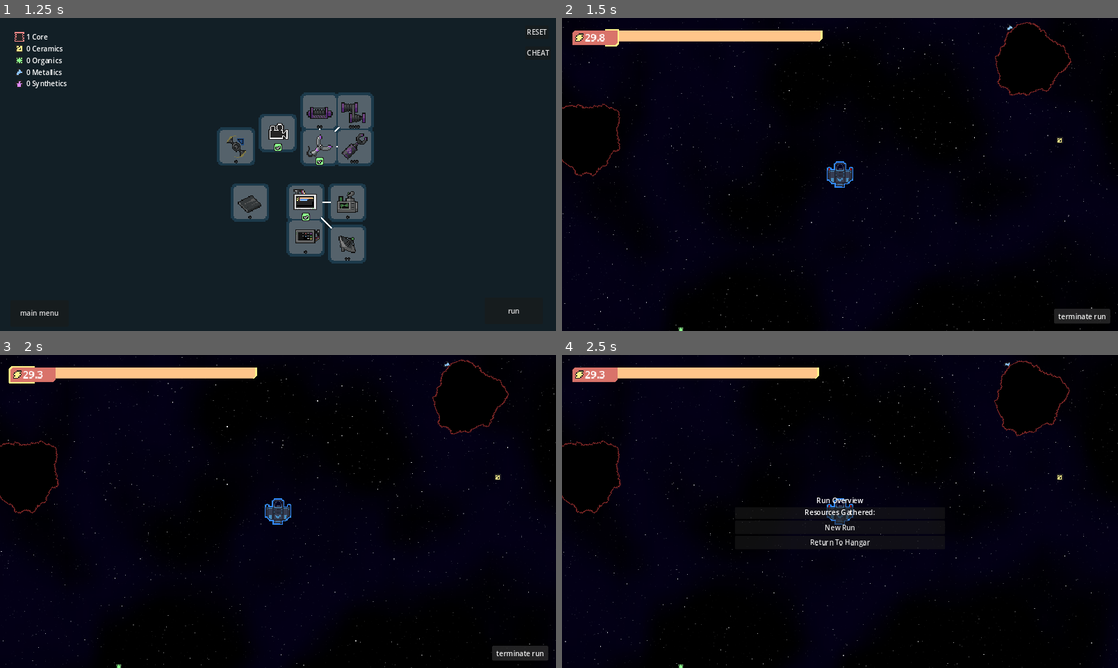
Above: before the commit, frames 1-4 (two rows, left to right).
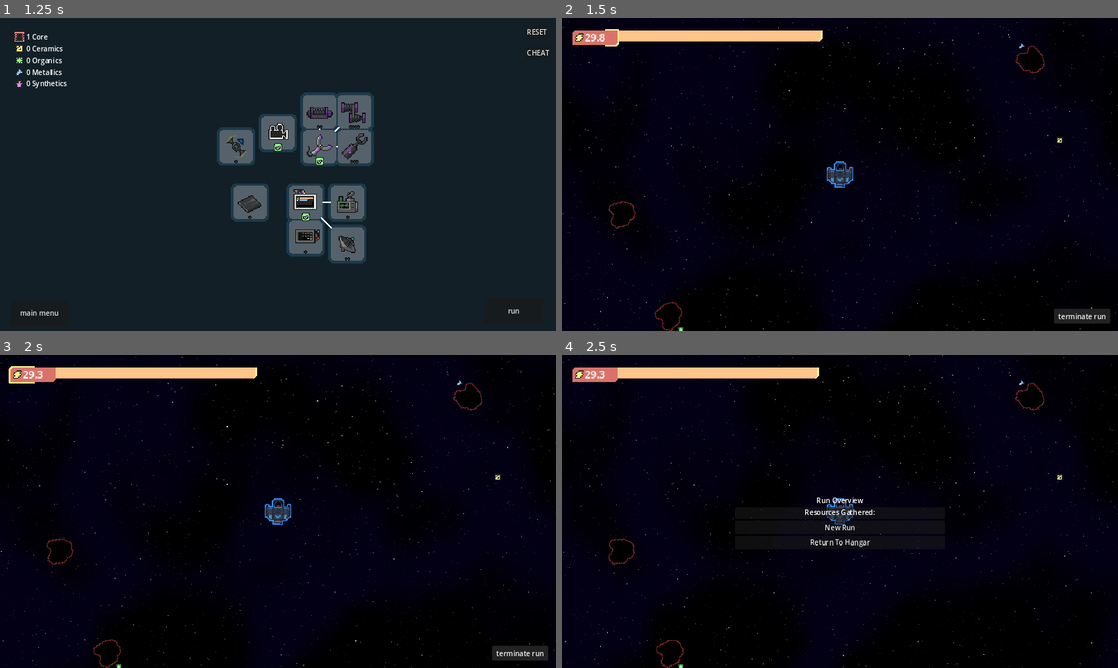
Above: after the commit, the same moments.

Repository: A5TR0spud/asterdrift_redshift
Game: Godot game, scene res://Scenes/Menus/main_menu.tscn
Two runs of this game, one before a commit and one after it. Both use one fixed random seed, a clock stepped at 60 frames per second and the inputs below. The engine's default icon, where the game draws it, is replaced by a stand-in: a white triangle on a blue panel in a dark square.
Inputs:
- Up to frame 1 (1.25 s): click "Play" at 0.5 s
- Up to frame 2 (1.5 s): click "run" at 1.25 s
- Up to frame 3 (2 s): no input
- Up to frame 4 (2.5 s): click "terminate run" at 2 s

Frame 1 is identical in both runs. In frame 2, 0.5% of the frame differs, in the area x 0-92%, y 1-100%; in frame 3, 0.5%; in frame 4, 0.5%.

Commit message:
Asteroid Rework, Solar Focus

Diff:
--- a/Scenes/Hangar/UpgradeIcon/upgrade.tscn
+++ b/Scenes/Hangar/UpgradeIcon/upgrade.tscn
@@ -126,8 +126,8 @@
 
 [node name="IsAvailableIcon" type="Sprite2D" parent="MainIcon"]
 visible = false
-rotation = -0.017106
-scale = Vector2(1.02121, 1.02121)
+rotation = -0.0172021
+scale = Vector2(0.944273, 0.944273)
 texture = ExtResource("3_yu8kn")
 script = ExtResource("4_dkm4s")
 
--- a/Scenes/Hangar/hangar.tscn
+++ b/Scenes/Hangar/hangar.tscn
@@ -45,11 +45,11 @@
 [ext_resource type="Texture2D" uid="uid://dapf642xwu2ux" path="res://Assets/Hangar/Upgrades/EnergyShield.png" id="32_8q8er"]
 [ext_resource type="Texture2D" uid="uid://jbivjs0ivs7a" path="res://Assets/Hangar/Upgrades/ShieldCharge.png" id="33_4v4tu"]
 [ext_resource type="Texture2D" uid="uid://jm8cdtguwlmt" path="res://Assets/Hangar/Upgrades/ChargedShield.png" id="34_h0tj1"]
-[ext_resource type="Texture2D" uid="uid://povgcvf0pe2w" path="res://Assets/Hangar/Upgrades/Apollo.png" id="34_o3wij"]
 [ext_resource type="Texture2D" uid="uid://cg8nfm2x5ff0c" path="res://Assets/Hangar/Upgrades/TractorBeam.png" id="35_3wp7d"]
 [ext_resource type="Texture2D" uid="uid://c8s2r5jhf2ttq" path="res://Assets/Hangar/Upgrades/Radar.png" id="37_52wf2"]
 [ext_resource type="Texture2D" uid="uid://b36ncbowy370n" path="res://Assets/Hangar/Upgrades/BetterRadar.png" id="38_mnyow"]
 [ext_resource type="Texture2D" uid="uid://wh0lqw7p3wct" path="res://Assets/Hangar/Upgrades/CoreAssembler.png" id="39_25wo3"]
+[ext_resource type="Texture2D" uid="uid://im5633hhroe4" path="res://Assets/Hangar/Upgrades/SolarLaser.png" id="42_cg4iy"]
 [ext_resource type="Script" path="res://Scenes/Hangar/ui.gd" id="42_h2q48"]
 [ext_resource type="Texture2D" uid="uid://d4e1bkjul6amk" path="res://Assets/Hangar/Upgrades/Fuse.png" id="42_whiub"]
 [ext_resource type="Texture2D" uid="uid://cley641x2bt1r" path="res://Assets/Hangar/Upgrades/ReverseCharger.png" id="43_qb64a"]
@@ -317,7 +317,7 @@
 Ceramics = 10
 Synthetics = 10
 Organics = 0
-Components = 1
+Components = 0
 
 [sub_resource type="Resource" id="Resource_4ho7x"]
 resource_local_to_scene = true
@@ -327,15 +327,6 @@
 Synthetics = 0
 Organics = 2
 Components = 0
-
-[sub_resource type="Resource" id="Resource_c8v8h"]
-resource_local_to_scene = true
-script = ExtResource("4_fiej8")
-Metals = 256
-Ceramics = 128
-Synthetics = 64
-Organics = 32
-Components = 4
 
 [sub_resource type="Resource" id="Resource_fd43s"]
 resource_local_to_scene = true
@@ -345,6 +336,15 @@
 Synthetics = 12
 Organics = 0
 Components = 0
+
+[sub_resource type="Resource" id="Resource_8c7rl"]
+resource_local_to_scene = true
+script = ExtResource("4_fiej8")
+Metals = 32
+Ceramics = 64
+Synthetics = 0
+Organics = 0
+Components = 2
 
 [sub_resource type="Resource" id="Resource_u04gs"]
 resource_local_to_scene = true
@@ -515,7 +515,7 @@
 Ceramics = 8
 Synthetics = 0
 Organics = 32
-Components = 0
+Components = 1
 
 [sub_resource type="Resource" id="Resource_710cu"]
 resource_local_to_scene = true
@@ -963,7 +963,7 @@
 position = Vector2(-64, 256)
 NAME = "Precision Prospector"
 DESCRIPTION = "The needle laser can now bite off resources from asteroids.
-Time per resource: 5 seconds."
+Time per resource varies with the target."
 INTERNAL_NAME = "MiningLaser"
 PARENT_UPGRADE = NodePath("../PhotonCannon")
 SPRITE = ExtResource("18_j10x7")
@@ -974,7 +974,8 @@
 NAME = "Attractor Beam"
 DESCRIPTION = "The laser can now target and attract resources,
 but is only half as effective at pushing away asteroids.
-Time per resource is reduced by 1 second."
+Attraction to resources scales with knockback.
+Mining speed is multiplied by 120%."
 INTERNAL_NAME = "TractorNeedle"
 PARENT_UPGRADE = NodePath("../MiningLaser")
 SPRITE = ExtResource("23_pbsqd")
@@ -1014,32 +1015,32 @@
 MAX_LEVEL = 2
 Cost = SubResource("Resource_4ho7x")
 
-[node name="Apollo" parent="Camera2D/TechTree/BottomLeft/Laser" node_paths=PackedStringArray("PARENT_UPGRADE") instance=ExtResource("4_r883k")]
-position = Vector2(-256, 432)
-NAME = "Apollo"
-DESCRIPTION = "From 4 to 7!
-Targets the closest, farthest, slowest, fastest, focused, and closeset valuable objects in range.
-Damage: 7x0.6
-Knockback: 7x0.75
-Mining Speed: 7x0.6
-Range: +2u."
-INTERNAL_NAME = "Apollo"
-PARENT_UPGRADE = NodePath("../LaserArray")
-HIDE_WITHOUT_PARENT = true
-SPRITE = ExtResource("34_o3wij")
-HIDE = true
-Cost = SubResource("Resource_c8v8h")
-
 [node name="TractorBeam" parent="Camera2D/TechTree/BottomLeft/Laser" node_paths=PackedStringArray("PARENT_UPGRADE") instance=ExtResource("4_r883k")]
 position = Vector2(-64, 416)
 NAME = "Juniper Beam"
 DESCRIPTION = "The beam applies a resistance to
 avoid gravity-assisting resources.
-Attraction to resources is increased to 200%."
+Attraction to resources is increased to 200%.
+Mining speed is multiplied by 120%."
 INTERNAL_NAME = "BetterTractorNeedle"
 PARENT_UPGRADE = NodePath("../TractorNeedle")
 SPRITE = ExtResource("35_3wp7d")
 Cost = SubResource("Resource_fd43s")
+
+[node name="Solar" parent="Camera2D/TechTree/BottomLeft/Laser" node_paths=PackedStringArray("PARENT_UPGRADE") instance=ExtResource("4_r883k")]
+position = Vector2(-160, 416)
+NAME = "Solar Focus"
+DESCRIPTION = "Doubles the knockback of the laser.
+Reduces the amount of beams to 1.
+Increases range by 1 unit per laser discarded.
+Increases mining speed by 60% per laser discarded.
+Increases damage by 60% per laser discarded.
+Increases knockback by 60% per laser discarded.
+Negates reductive modifiers of Laser Array."
+INTERNAL_NAME = "SolarFocus"
+PARENT_UPGRADE = NodePath("../StrongLaser")
+SPRITE = ExtResource("42_cg4iy")
+Cost = SubResource("Resource_8c7rl")
 
 [node name="Shield" type="Node2D" parent="Camera2D/TechTree/BottomLeft"]
 
--- a/Scenes/Player/Player.tscn
+++ b/Scenes/Player/Player.tscn
@@ -215,7 +215,7 @@
 texture = ExtResource("8_a3clv")
 
 [node name="Blinkers" type="Sprite2D" parent="ShipVisuals"]
-self_modulate = Color(0, 0, 0, 1)
+self_modulate = Color(1, 0, 0, 1)
 z_index = 4
 texture = ExtResource("9_mirtk")
 script = ExtResource("4_tpib4")
--- a/Scenes/Player/needle_laser.gd
+++ b/Scenes/Player/needle_laser.gd
@@ -40,12 +40,10 @@
 @export var _laserColorOn: Color
 @export var _laserColorOff: Color
 var _laserTime: float
-var _colTime: float = 0.0
 @export var _laserFiring: bool = false
 @export var _initialAngle: float = 0
 
 func _ready() -> void:
-	_colTime = 0.0
 	_laserFiring = false
 	_reloadVisuals()
 	_reloadCollisions()
@@ -121,29 +119,8 @@
 					antiOrbit = antiOrbit.normalized()
 					kbDir = kbDir * (coe) - antiOrbit * (1.0 - coe) * 2.0
 				c.apply_force(extraPower * FORCE * kbDir.normalized() * 0.08 * KNOCKBACK_COEF, point - c.global_position)
-			if c.isMineable:
-				_colTime += delta * MINING_COEF
-				var dd = 5
-				if CAN_ATTRACT:
-					dd -= 1
-				if _colTime > dd:
-					_colTime -= 5
-					doDamage += 10
-					var scene: Collectable = Collect.instantiate()
-					get_parent().get_parent().get_parent().get_parent().find_child("DecorationSpawner").add_child(scene)
-					scene.global_position = point + normal * 4
-					scene.linear_velocity = normal * 8 * MINING_COEF
-					var m: Materials.Mats = c.RollMineable()
-					if m == Materials.Mats.Metals:
-						scene.COLLECTION = Materials.Mats.Metals
-					elif m == Materials.Mats.Ceramics:
-						scene.COLLECTION = Materials.Mats.Ceramics
-					elif m == Materials.Mats.Synthetics:
-						scene.COLLECTION = Materials.Mats.Synthetics
-					elif m == Materials.Mats.Organics:
-						scene.COLLECTION = Materials.Mats.Organics
-					elif m == Materials.Mats.Components:
-						scene.COLLECTION = Materials.Mats.Components
+			if c is Mineable && MINING_COEF > 0:
+				c.Mine(point + normal * 4, MINING_COEF * delta)
 			if c.hasHealth && doDamage > 0:
 				c.Damage(doDamage)
 	Line.points[1] = Endpoint.position
--- a/Scenes/Player/player.gd
+++ b/Scenes/Player/player.gd
@@ -209,33 +209,51 @@
 	if IS_IN_GARAGE || UpgradesManager.Load("Laser") < 1:
 		Laser.queue_free()
 	else:
-		x = Laser.LASER_COUNT
-		x += UpgradesManager.Load("TwoLaser")
-		x += 2 * UpgradesManager.Load("LaserArray")
-		x += 3 * UpgradesManager.Load("Apollo")
-		Laser.LASER_COUNT = x
+		var LaserCount: int = 0
+		var HasSolarFocus: bool = false
+		LaserCount = Laser.LASER_COUNT
+		LaserCount += UpgradesManager.Load("TwoLaser")
+		LaserCount += 2 * UpgradesManager.Load("LaserArray")
+		if UpgradesManager.Load("SolarFocus") > 0:
+			Laser.LASER_COUNT = 1
+			LaserCount -= 1
+			HasSolarFocus = true
+		else:
+			Laser.LASER_COUNT = LaserCount
 
 		x = Laser.RANGE
 		x += 16 * UpgradesManager.Load("SpareBattery")
 		if UpgradesManager.Load("StrongLaser") > 0:
 			x -= 32
-		x += 32 * UpgradesManager.Load("Apollo")
+		if HasSolarFocus:
+			x += 16 * LaserCount
 		Laser.RANGE = x
 		y = Laser.KNOCKBACK_COEF
 		y += 2 * UpgradesManager.Load("HeavyLaser")
 		if UpgradesManager.Load("StrongLaser") > 0:
 			y *= 2
-		if UpgradesManager.Load("LaserArray") + UpgradesManager.Load("Apollo") > 0:
+		if HasSolarFocus:
+			y *= 2
+			y += 0.6 * LaserCount
+		elif UpgradesManager.Load("LaserArray") > 0:
 			y *= 0.75
 		Laser.KNOCKBACK_COEF = y
 		y = Laser.DAMAGE_COEF
 		y += 3 * UpgradesManager.Load("StrongLaser")
-		if UpgradesManager.Load("LaserArray") + UpgradesManager.Load("Apollo") > 0:
+		if UpgradesManager.Load("LaserArray") > 0 && !HasSolarFocus:
 			y *= 0.6
+		if HasSolarFocus:
+			y += 0.6 * LaserCount
 		Laser.DAMAGE_COEF = y
 		y = Laser.MINING_COEF
 		y += UpgradesManager.Load("MiningLaser")
-		if UpgradesManager.Load("LaserArray") + UpgradesManager.Load("Apollo") > 0:
+		if UpgradesManager.Load("TractorNeedle") > 0:
+			y *= 1.2
+		if HasSolarFocus:
+			y += 0.6 * LaserCount
+		if UpgradesManager.Load("BetterTractorNeedle") > 0:
+			y *= 1.2
+		if UpgradesManager.Load("LaserArray") > 0 && !HasSolarFocus:
 			y *= 0.6
 		Laser.MINING_COEF = y
 		x = Laser.WIDTH
@@ -243,8 +261,8 @@
 			x += 1
 		if UpgradesManager.Load("StrongLaser") > 0:
 			x += 1
-		if UpgradesManager.Load("Apollo") > 0:
-			x = maxi(x - 1, 1)
+		if HasSolarFocus:
+			x += 0.5 * LaserCount
 		elif UpgradesManager.Load("LaserArray") > 0:
 			x = maxi(x * 0.5, 1)
 		Laser.WIDTH = x
--- a/Scenes/World/Decoration/asteroid.gd
+++ b/Scenes/World/Decoration/asteroid.gd
@@ -1,20 +1,125 @@
-extends Entity
+@tool
+extends Mineable
 class_name Asteroid
 
-@export_range(1, 5, 1) var SIZE: int = 5
+@export_range(1, 12, 1) var SIZE: int = 5:
+	get:
+		return SIZE
+	set(value):
+		SIZE = value
+		if is_node_ready():
+			_reload()
 
-@onready var res := preload("res://Scenes/World/Decoration/collectable.tscn")
+static var AsteroidScene := preload("res://Scenes/World/Decoration/asteroid.tscn")
+static var CollectableScene := preload("res://Scenes/World/Decoration/collectable.tscn")
+
+static var Asteroid1 := preload("res://Assets/Asteroids/Asteroid1.png")
+static var Asteroid2 := preload("res://Assets/Asteroids/Asteroid2.png")
+static var Asteroid3 := preload("res://Assets/Asteroids/Asteroid3.png")
+static var Asteroid4 := preload("res://Assets/Asteroids/Asteroid4.png")
+static var Asteroid5 := preload("res://Assets/Asteroids/Asteroid5.png")
+static var Asteroid6 := preload("res://Assets/Asteroids/Asteroid6.png")
+static var Asteroid7 := preload("res://Assets/Asteroids/Asteroid7.png")
+static var Asteroid8 := preload("res://Assets/Asteroids/Asteroid8.png")
+static var Asteroid9 := preload("res://Assets/Asteroids/Asteroid9.png")
+static var Asteroid10 := preload("res://Assets/Asteroids/Asteroid10.png")
+static var Asteroid11 := preload("res://Assets/Asteroids/Asteroid11.png")
+static var Asteroid12 := preload("res://Assets/Asteroids/Asteroid12.png")
+
+@onready var Sprite := $Icon
+@onready var Collider := $CollisionShape2D
+
+func _ready():
+	_reload()
+
+func _reload():
+	if SIZE > 12:
+		SIZE = 12
+	if SIZE < 1:
+		SIZE = 1
+
+	MaxHealth = SIZE * 30 - 10
+	Health = SIZE * 30 - 10
+	MaxMiningHealth = SIZE * 20
+	MiningHealth = SIZE * 20
+	MaxResources = SIZE * 4 - 1
+	ResourcesLeft = SIZE * 4 - 1
+	mass = SIZE * 30 - 10
+	Radius = 8 + SIZE * 7
+	var Shape: CircleShape2D = CircleShape2D.new()
+	Shape.radius = 8 + SIZE * 7
+	Collider.shape = Shape
+
+	if SIZE == 1:
+		Sprite.texture = Asteroid1
+	elif SIZE == 2:
+		Sprite.texture = Asteroid2
+	elif SIZE == 3:
+		Sprite.texture = Asteroid3
+	elif SIZE == 4:
+		Sprite.texture = Asteroid4
+	elif SIZE == 5:
+		Sprite.texture = Asteroid5
+	elif SIZE == 6:
+		Sprite.texture = Asteroid6
+	elif SIZE == 7:
+		Sprite.texture = Asteroid7
+	elif SIZE == 8:
+		Sprite.texture = Asteroid8
+	elif SIZE == 9:
+		Sprite.texture = Asteroid9
+	elif SIZE == 10:
+		Sprite.texture = Asteroid10
+	elif SIZE == 11:
+		Sprite.texture = Asteroid11
+	elif SIZE == 12:
+		Sprite.texture = Asteroid12
 
 func _on_damaged(damageTaken):
-	for i in damageTaken * 5:
+	for i in damageTaken:
 		$GPUParticles2D.emit_particle(self.transform, Vector2.ZERO, Color.WHITE, Color.WHITE, 0)
 
 func _on_killed():
 	if is_queued_for_deletion():
 		return
-	if randf() > 0.9:
-		var p: Collectable = res.instantiate()
-		p.COLLECTION = Materials.Mats.Components
-		p.global_position = global_position
-		get_parent().add_child(p)
+
+	if SIZE > 1:
+		var splitDir: Vector2 = Vector2.RIGHT.rotated(randf_range(0, deg_to_rad(359.99999)))
+
+		var p1: Asteroid = AsteroidScene.instantiate()
+		p1.SIZE = floori(SIZE * 0.5)
+		p1.global_position = global_position + splitDir * Radius * 0.5
+		p1.linear_velocity = linear_velocity + splitDir
+		p1.rotation = -rotation
+		p1.angular_velocity = angular_velocity
+		get_parent().add_child(p1)
+
+		var p2: Asteroid = AsteroidScene.instantiate()
+		p2.SIZE = ceili(SIZE * 0.5)
+		p2.global_position = global_position - splitDir * Radius * 0.5
+		p2.linear_velocity = linear_velocity - splitDir
+		p2.rotation = rotation
+		p2.angular_velocity = -angular_velocity
+		get_parent().add_child(p2)
+	else:
+		var col: Collectable = CollectableScene.instantiate()
+		col.COLLECTION = RollMineable()
+		col.global_position = global_position
+		col.linear_velocity = linear_velocity
+		col.angular_velocity = angular_velocity
+		col.rotation = rotation
+		get_parent().add_child(col)
+
 	queue_free()
+
+
+func _on_resource_mined(global_pos):
+	var col: Collectable = CollectableScene.instantiate()
+	col.COLLECTION = RollMineable()
+	col.global_position = global_pos
+	col.linear_velocity = linear_velocity
+	get_parent().add_child(col)
+	if ResourcesLeft < 1:
+		if SIZE > 1:
+			SIZE -= 1
+			_reload()
--- a/Scenes/World/Decoration/asteroid.tscn
+++ b/Scenes/World/Decoration/asteroid.tscn
@@ -1,9 +1,9 @@
-[gd_scene load_steps=11 format=3 uid="uid://ctcwf45fx53pw"]
+[gd_scene load_steps=10 format=3 uid="uid://ctcwf45fx53pw"]
 
 [ext_resource type="Script" path="res://Scenes/World/Decoration/asteroid.gd" id="1_4rkgv"]
 [ext_resource type="Shader" path="res://Shaders/BasicOutliner.gdshader" id="1_6cy2n"]
-[ext_resource type="Texture2D" uid="uid://bwoywwdghbg6k" path="res://Assets/Asteroids/Asteroid1.png" id="2_0hmh7"]
 [ext_resource type="Script" path="res://Statics/Materials.gd" id="2_pami1"]
+[ext_resource type="Texture2D" uid="uid://cjya5h6158u85" path="res://Assets/Asteroids/Asteroid12.png" id="4_wgtna"]
 
 [sub_resource type="Resource" id="Resource_5y6c3"]
 script = ExtResource("2_pami1")
@@ -11,14 +11,12 @@
 Ceramics = 50
 Synthetics = 25
 Organics = 100
-Components = 1
+Components = 0
 
 [sub_resource type="ShaderMaterial" id="ShaderMaterial_wfgvo"]
 shader = ExtResource("1_6cy2n")
 shader_parameter/outline_color = Color(0.45, 0.1395, 0.1395, 1)
-
-[sub_resource type="CircleShape2D" id="CircleShape2D_uoetv"]
-radius = 40.0125
+shader_parameter/fill_corners = true
 
 [sub_resource type="Curve" id="Curve_cvq1m"]
 max_value = 100.0
@@ -48,25 +46,22 @@
 contact_monitor = true
 max_contacts_reported = 1
 script = ExtResource("1_4rkgv")
-SIZE = 3
+SIZE = 12
+MaxMiningHealth = null
+MaxResources = null
+ResourcesLeft = null
+MineWeights = SubResource("Resource_5y6c3")
 DangerousCollision = true
-isMineable = true
-MineWeights = SubResource("Resource_5y6c3")
 isAsteroid = true
 hasHealth = true
+MaxHealth = 240.0
+Health = 20.0
 Magnetism = 2.0
-Radius = 40.0
+Radius = 92.0
 
 [node name="Icon" type="Sprite2D" parent="."]
 material = SubResource("ShaderMaterial_wfgvo")
-texture = ExtResource("2_0hmh7")
-
-[node name="ComplexCollider" type="CollisionPolygon2D" parent="."]
-visible = false
-polygon = PackedVector2Array(15, -45, 23, -27, 40, -9, 36, -2, 37, 12, 34, 31, 25, 33, 20, 42, 9, 38, -14, 38, -20, 30, -35, 18, -44, -2, -36, -16, -27, -23, -13, -29, -5, -41)
-
-[node name="SimpleColllider" type="CollisionShape2D" parent="."]
-shape = SubResource("CircleShape2D_uoetv")
+texture = ExtResource("4_wgtna")
 
 [node name="GPUParticles2D" type="GPUParticles2D" parent="."]
 emitting = false
@@ -77,5 +72,8 @@
 explosiveness = 0.8
 randomness = 1.0
 
+[node name="CollisionShape2D" type="CollisionShape2D" parent="."]
+
 [connection signal="damaged" from="." to="." method="_on_damaged"]
 [connection signal="killed" from="." to="." method="_on_killed"]
+[connection signal="resource_mined" from="." to="." method="_on_resource_mined"]
--- a/Scenes/World/Decoration/collectable.gd
+++ b/Scenes/World/Decoration/collectable.gd
@@ -50,10 +50,7 @@
 const DYNAMO_COEFFICIENT: float = 1.3 / 2048.0
 const DYNAMO_SLOW: float = 0.85
 
-func _onCollected(type: Materials.Mats) -> void:
-	var Sources: Array[Notification.Sources] = []
-
-
+func _onCollected(type: Materials.Mats, Sources: Array[Notification.Sources] = []) -> void:
 	if UpgradesManager.Load("Dynamo") > 0:
 		# energy += 1/518 * velocity
 		# velocity = velocity * 517/518
@@ -72,13 +69,13 @@
 		return
 
 	if type == Materials.Mats.Metals:
-		_onMetalCollected()
+		_onMetalCollected(Sources)
 	elif type == Materials.Mats.Ceramics:
-		_onCeramicCollected()
+		_onCeramicCollected(Sources)
 	elif type == Materials.Mats.Synthetics:
-		_onSyntheticCollected()
+		_onSyntheticCollected(Sources)
 	elif type == Materials.Mats.Organics:
-		_onOrganicCollected()
+		_onOrganicCollected(Sources)
 
 func _tryRecycle(type: Materials.Mats, Sources: Array[Notification.Sources]) -> bool:
 	if UpgradesManager.Load("Recycler") < 1:
@@ -115,17 +112,17 @@
 		return true
 	if UpcyclerCount % 7 == 0:
 		var target := _getLowestResourceFromMaterials(RunHandler.Mats, _getLowestResourceFromMaterials(MaterialsManager.Mats, Materials.Mats.Synthetics))
-		Sources.append(Notification.Sources.UPCYCLER)
+		var upcycleCopy: Array[Notification.Sources] = [Notification.Sources.UPCYCLER]
 		if target == Materials.Mats.Metals:
-			_onMetalCollected(Sources)
+			_onMetalCollected(upcycleCopy)
 		elif target == Materials.Mats.Organics:
-			_onOrganicCollected(Sources)
+			_onOrganicCollected(upcycleCopy)
 		elif target == Materials.Mats.Synthetics:
-			_onSyntheticCollected(Sources)
+			_onSyntheticCollected(upcycleCopy)
 		elif target == Materials.Mats.Ceramics:
-			_onCeramicCollected(Sources)
+			_onCeramicCollected(upcycleCopy)
 		else:
-			_onSyntheticCollected(Sources)
+			_onSyntheticCollected(upcycleCopy)
 	return false
 
 func _getLowestResourceFromMaterials(mat: Materials, tiebreaker: Materials.Mats = Materials.Mats.Metals) -> Materials.Mats:
--- a/Scenes/World/World.tscn
+++ b/Scenes/World/World.tscn
@@ -132,7 +132,7 @@
 Ceramics = 404
 Synthetics = 404
 Organics = 300
-Cores = 6
+Cores = 4
 InitialAsteroids = 720
 
 [node name="Player" parent="." instance=ExtResource("1_83k77")]
--- a/Scenes/World/decoration_spawner.gd
+++ b/Scenes/World/decoration_spawner.gd
@@ -61,13 +61,16 @@
 	return Materials.Mats.Metals
 
 func _createAsteroid() -> void:
-	var instance: Entity = AsteroidScene.instantiate()
+	var instance: Asteroid = AsteroidScene.instantiate()
 	var pos : Vector2 = Vector2.ZERO
 	pos.x = randf_range(-5000, 5000)
 	pos.y = randf_range(-5000, 5000)
 	if pos.length() < 256:
 		pos = pos.normalized() * 256
 	instance.global_position = pos
+
+	var size = min(randi_range(1, 12), randi_range(1, 12))
+	instance.SIZE = size
 
 	var x = randf() * randf() * randf_range(-64, 64)
 	var y = randf() * randf() * randf_range(-64, 64)
--- a/Shaders/BasicOutliner.gdshader
+++ b/Shaders/BasicOutliner.gdshader
@@ -1,18 +1,19 @@
 shader_type canvas_item;
 
 uniform vec4 outline_color : source_color = vec4(1, 1, 1, 1);
+uniform bool fill_corners = true;
 
 void fragment() {
 	vec4 col = texture(TEXTURE, UV);
 	vec2 ps = TEXTURE_PIXEL_SIZE;
 	if (col.a < 0.003) {
-		if (texture(TEXTURE, UV + vec2(-1, -1) * ps).a > 0.003) {
+		if (fill_corners && texture(TEXTURE, UV + vec2(-1, -1) * ps).a > 0.003) {
 			COLOR = outline_color;
 		}
 		else if (texture(TEXTURE, UV + vec2(-1, 0) * ps).a > 0.003) {
 			COLOR = outline_color;
 		}
-		else if (texture(TEXTURE, UV + vec2(-1, 1) * ps).a > 0.003) {
+		else if (fill_corners && texture(TEXTURE, UV + vec2(-1, 1) * ps).a > 0.003) {
 			COLOR = outline_color;
 		}
 		else if (texture(TEXTURE, UV + vec2(0, -1) * ps).a > 0.003) {
@@ -21,13 +22,13 @@
 		else if (texture(TEXTURE, UV + vec2(0, 1) * ps).a > 0.003) {
 			COLOR = outline_color;
 		}
-		else if (texture(TEXTURE, UV + vec2(1, -1) * ps).a > 0.003) {
+		else if (fill_corners && texture(TEXTURE, UV + vec2(1, -1) * ps).a > 0.003) {
 			COLOR = outline_color;
 		}
 		else if (texture(TEXTURE, UV + vec2(1, 0) * ps).a > 0.003) {
 			COLOR = outline_color;
 		}
-		else if (texture(TEXTURE, UV + vec2(1, 1) * ps).a > 0.003) {
+		else if (fill_corners && texture(TEXTURE, UV + vec2(1, 1) * ps).a > 0.003) {
 			COLOR = outline_color;
 		}
 	}
--- a/Types/Entity.gd
+++ b/Types/Entity.gd
@@ -5,14 +5,18 @@
 signal killed
 
 @export var DangerousCollision := false
-@export var isMineable := false
-@export_custom(PROPERTY_HINT_RESOURCE_TYPE, "Materials") var MineWeights: Materials
 @export var isAsteroid := false
 @export var isResource := false
 @export var isEnemy := false
 @export var isPlayer := false
 @export var hasHealth := false
-@export var MaxHealth: float = 100
+@export var MaxHealth: float = 100:
+	get:
+		return MaxHealth
+	set(value):
+		MaxHealth = value
+		if Health > MaxHealth:
+			Health = MaxHealth
 @export_storage var Health: float = 100
 @export var Magnetism: float = 0
 @export var Radius: float = 4
@@ -33,20 +37,3 @@
 
 func Kill() -> void:
 	emit_signal("killed")
-
-func RollMineable() -> Materials.Mats:
-	var total = MineWeights.Metals + MineWeights.Ceramics + MineWeights.Synthetics + MineWeights.Organics
-	var sel = randi_range(1, total)
-	if sel <= MineWeights.Metals:
-		return Materials.Mats.Metals
-	sel -= MineWeights.Metals
-	if sel <= MineWeights.Ceramics:
-		return Materials.Mats.Ceramics
-	sel -= MineWeights.Ceramics
-	if sel <= MineWeights.Synthetics:
-		return Materials.Mats.Synthetics
-	sel -= MineWeights.Synthetics
-	if sel <= MineWeights.Organics:
-		return Materials.Mats.Organics
-	sel -= MineWeights.Organics
-	return Materials.Mats.Metals
--- /dev/null
+++ b/Types/Mineable.gd
@@ -0,0 +1,41 @@
+extends Entity
+class_name Mineable
+
+@export var MaxMiningHealth: float = 100
+@export_storage var MiningHealth: float = 100
+@export var MaxResources: int = 20
+@export_storage var ResourcesLeft: int = 20
+@export_custom(PROPERTY_HINT_RESOURCE_TYPE, "Materials") var MineWeights: Materials
+
+signal resource_mined(global_pos: Vector2)
+
+func _ready():
+	ResourcesLeft = MaxResources
+	MiningHealth = MaxMiningHealth
+
+func RollMineable() -> Materials.Mats:
+	var total = MineWeights.Metals + MineWeights.Ceramics + MineWeights.Synthetics + MineWeights.Organics + MineWeights.Components
+	var sel = randi_range(1, total)
+	if sel <= MineWeights.Metals:
+		return Materials.Mats.Metals
+	sel -= MineWeights.Metals
+	if sel <= MineWeights.Ceramics:
+		return Materials.Mats.Ceramics
+	sel -= MineWeights.Ceramics
+	if sel <= MineWeights.Synthetics:
+		return Materials.Mats.Synthetics
+	sel -= MineWeights.Synthetics
+	if sel <= MineWeights.Organics:
+		return Materials.Mats.Organics
+	sel -= MineWeights.Organics
+	if sel <= MineWeights.Components:
+		return Materials.Mats.Components
+	sel -= MineWeights.Components
+	return Materials.Mats.Metals
+
+func Mine(global_pos: Vector2, mining_damage: float) -> void:
+	MiningHealth -= mining_damage
+	var shouldBeLeft = ceili(float(MaxResources) * (MiningHealth / MaxMiningHealth))
+	if ResourcesLeft > shouldBeLeft:
+		ResourcesLeft -= 1
+		emit_signal("resource_mined", global_pos)
Binary file changed: Assets/Asteroids/Asteroid1.png
Binary file added: Assets/Asteroids/Asteroid10.png
Not shown, added: Assets/Asteroids/Asteroid10.png.import
Binary file added: Assets/Asteroids/Asteroid11.png
Not shown, added: Assets/Asteroids/Asteroid11.png.import
Binary file added: Assets/Asteroids/Asteroid12.png
Not shown, added: Assets/Asteroids/Asteroid12.png.import
Binary file added: Assets/Asteroids/Asteroid2.png
Not shown, added: Assets/Asteroids/Asteroid2.png.import
Binary file added: Assets/Asteroids/Asteroid3.png
Not shown, added: Assets/Asteroids/Asteroid3.png.import
Binary file added: Assets/Asteroids/Asteroid4.png
(and 14 more such lines)
